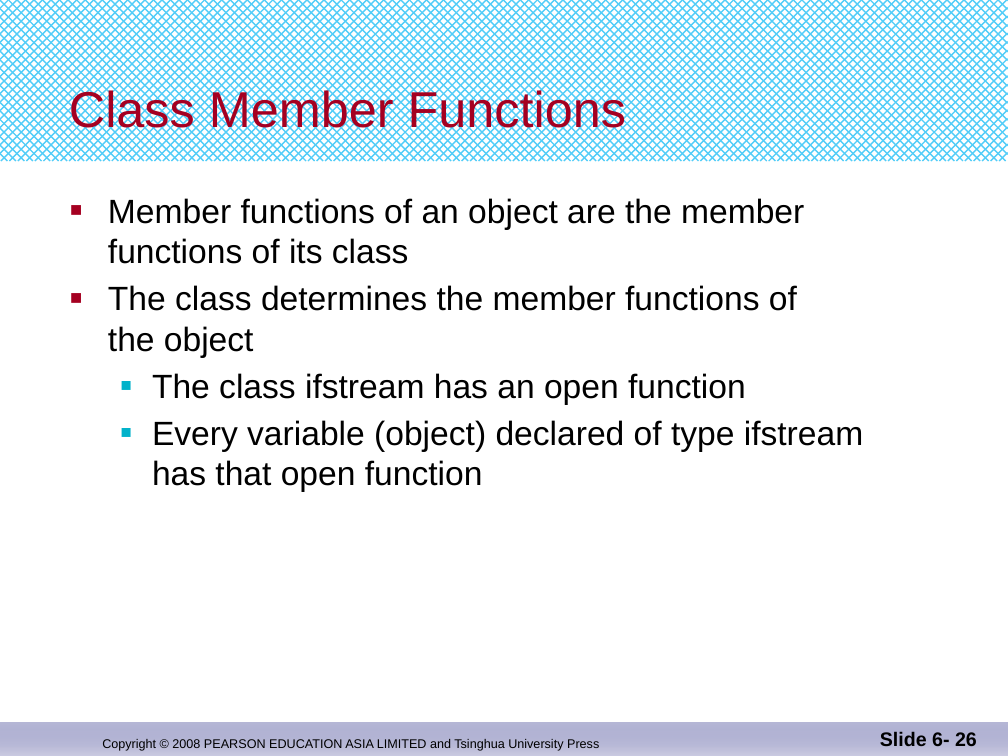
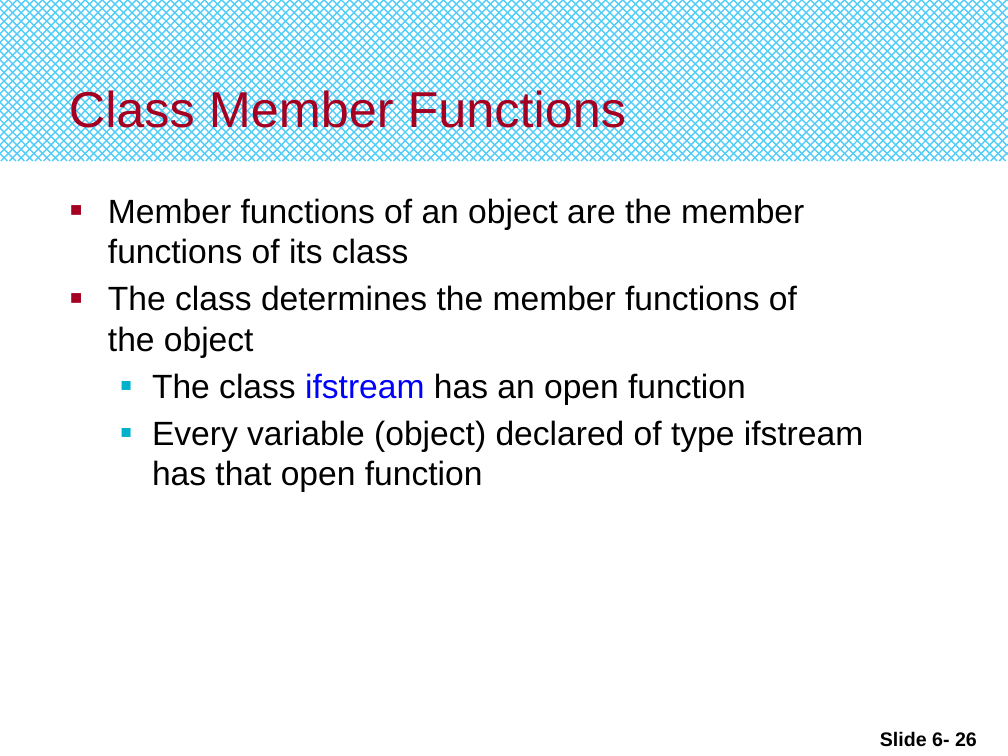
Before and after one commit to djuanbei/CPLUSPLUS, a slide deck: slide 26 of ppt/Chapter 6.pptx. Drawn at 1008x756 pixels with LibreOffice and Linux fonts; fonts in the diff are those of the drawing. Boxes give left, top, right and bottom in pixels: in the first picture for what was removed or moved away, otherwise in the second. Text is boxed around its words. In the diff, an @@ line names an element or a change of style, - is before the commit and + after.

```diff
--- a/ppt/Chapter 6.pptx
+++ b/ppt/Chapter 6.pptx
@@ text at (152, 373, 746, 405): text colour #000000 to #0000FF in "ifstream" @@
@@ rectangle removed at (0, 723, 1007, 756) @@
@@ text removed at (102, 739, 599, 751) @@
-Copyright © 2008 PEARSON EDUCATION ASIA LIMITED and Tsinghua University Press
```
Also in this commit, not shown: 87 other slides changed.
